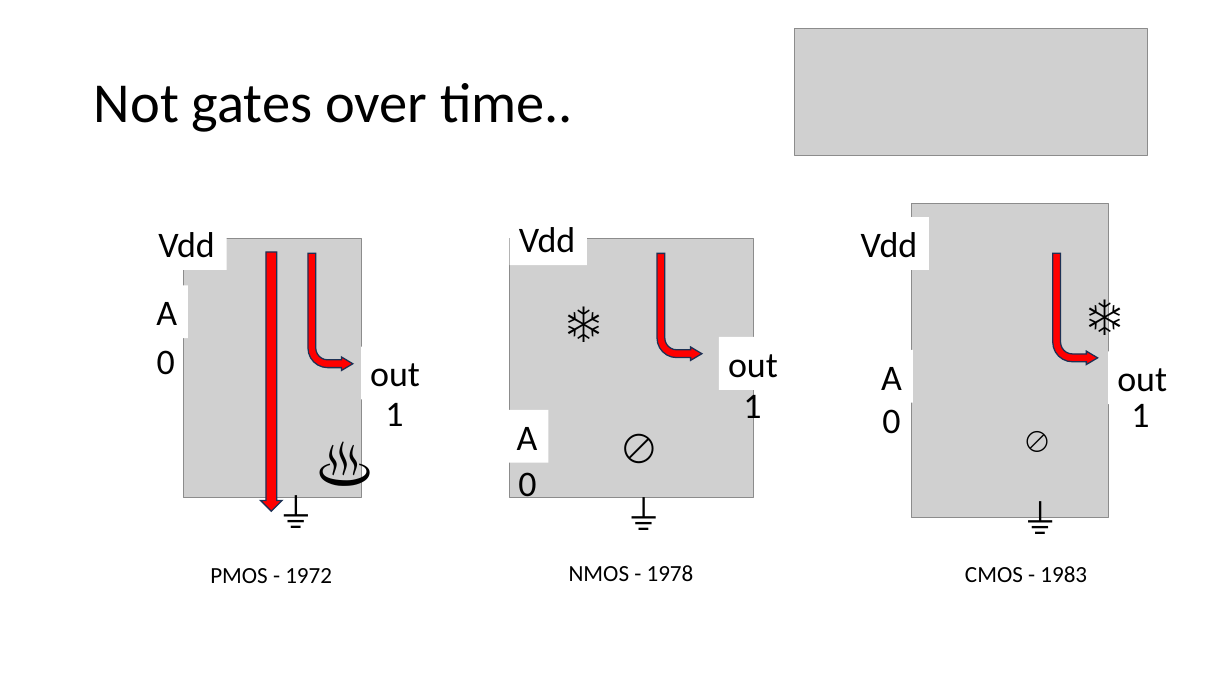
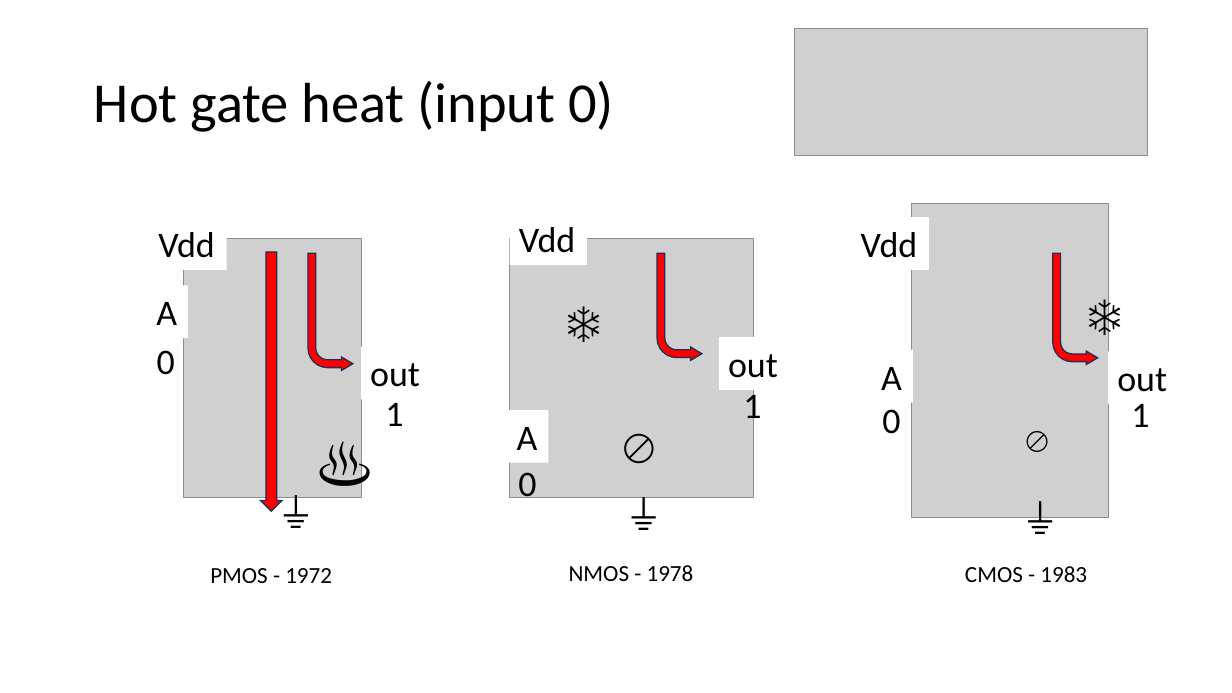
Before and after one commit to csev/ca4e, a slide deck: slide 19 of lectures/02-SolidState.pptx. Drawn at 1232x693 pixels with LibreOffice and Linux fonts; fonts in the diff are those of the drawing; grey boxes stand for pictures. Boxes give left, top, right and bottom in pixels: in the first picture for what was removed or moved away, otherwise in the second. Text is boxed around its words. In the diff, an @@ line names an element or a change of style, - is before the commit and + after.

```diff
--- a/lectures/02-SolidState.pptx
+++ b/lectures/02-SolidState.pptx
@@ title at bbox=[94, 81, 614, 132]: text changed @@
-Not gates over time..
+Hot gate heat (input 0)
```
Also in this commit, not shown: 12 other slides changed, 1 slide removed, 2 other files.
